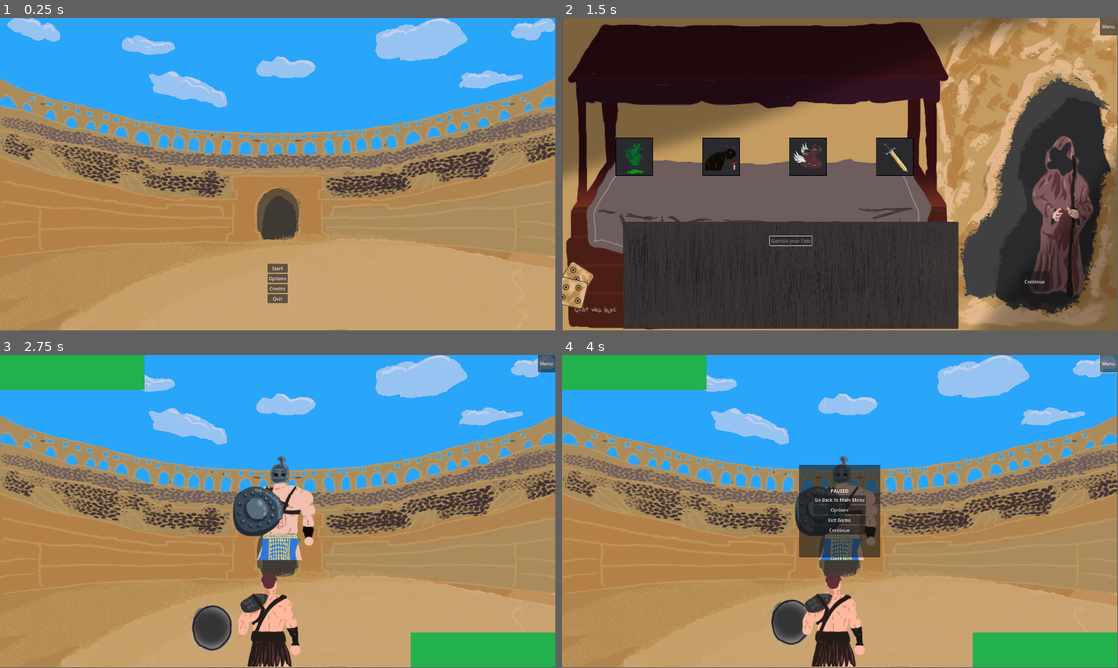
Above: before the commit, frames 1-4 (two rows, left to right).
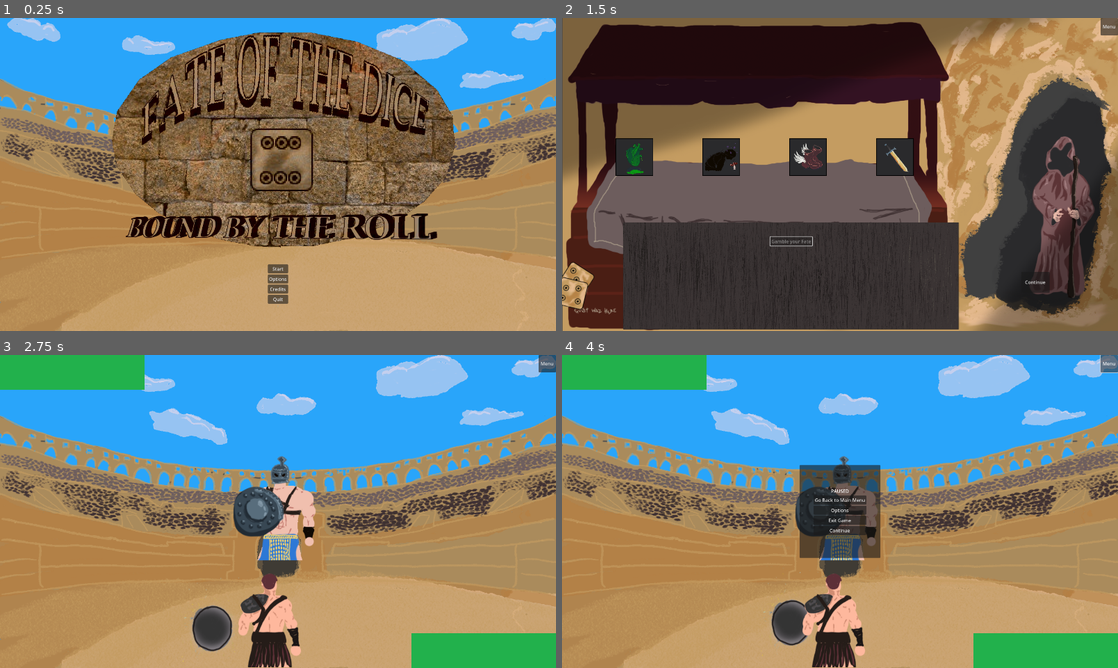
Above: after the commit, the same moments.

Repository: sentientfish/brackygamejam20251
Game: Godot game, scene res://ui/main_menu.tscn
Two runs of this game, one before a commit and one after it. Both use one fixed random seed, a clock stepped at 60 frames per second and the inputs below. Sound files missing from this copy of the repository are replaced by a short silence.
Inputs (mouse positions are in pixels of both pictures, inside the frame that each line leads up to):
- Up to frame 1 (0.25 s): no input
- Up to frame 2 (1.5 s): click "Start" at 0.5 s; click "Gamble your Fate" at 1.25 s
- Up to frame 3 (2.75 s): click "Continue" at 2 s
- Up to frame 4 (4 s): tap Enter at 2.75 s; move the mouse to (962, 495) at 2.77 s; hold D (move_right) 2.78-3.5 s; hold J (block) 2.78-3.5 s; click "Menu" at 3.5 s
In our replay, the window is 799x449 before the commit and 800x450 after it. These sizes can differ from the game's own. Grey fills any space a smaller window leaves; there, only what the larger window draws over its background counts as a difference.

The runs differ from the first frame. In frame 1, 34% of the frame differs, in the area x 0-100%, y 0-100%; in frame 2, 3.0%; in frame 3, 4.6%; in frame 4, 4.4%.

Commit message:
Update build

Diff:
--- /dev/null
+++ b/build/index.manifest.json
@@ -0,0 +1 @@
+{"background_color":"#000000","display":"standalone","icons":[{"sizes":"144x144","src":"index.144x144.png","type":"image/png"},{"sizes":"180x180","src":"index.180x180.png","type":"image/png"},{"sizes":"512x512","src":"index.512x512.png","type":"image/png"}],"name":"Fate of the Dice","orientation":"any","start_url":"./index.html"}
--- a/project.godot
+++ b/project.godot
@@ -10,10 +10,11 @@
 
 [application]
 
-config/name="BrackeysGameJam2025"
+config/name="Fate of the Dice"
 run/main_scene="res://ui/main_menu.tscn"
 config/features=PackedStringArray("4.3", "Forward Plus")
-config/icon="res://icon.svg"
+boot_splash/image="res://FateOfTheDiceLogo.png"
+config/icon="res://FateOfTheDiceLogo.png"
 
 [autoload]
 
@@ -24,6 +25,11 @@
 
 window/size/viewport_width=1920
 window/size/viewport_height=1080
+window/stretch/mode="viewport"
+
+[editor]
+
+movie_writer/movie_file="//wsl.localhost/Ubuntu-20.04/home/abe/Code/brackygamejam20251/trailer/fate_of_the_dice.avi"
 
 [input]
 
@@ -57,3 +63,8 @@
 "events": [Object(InputEventKey,"resource_local_to_scene":false,"resource_name":"","device":0,"window_id":0,"alt_presse …(189 unchanged characters)…
 ]
 }
+
+[rendering]
+
+textures/vram_compression/import_s3tc_bptc=true
+textures/vram_compression/import_etc2_astc=true
--- a/scenes/vendor_minigame.tscn
+++ b/scenes/vendor_minigame.tscn
@@ -15,6 +15,7 @@
 expand_mode = 1
 
 [node name="Panel" type="Panel" parent="VendorMinigameTexture"]
+layout_mode = 0
 offset_right = 1160.0
 offset_bottom = 370.0
 mouse_filter = 2
--- a/scripts/enemy.gd
+++ b/scripts/enemy.gd
@@ -45,7 +45,7 @@
 
 func run_away() -> void:
 	# Player died
-	if (not Globals.Player):
+	if (not is_instance_valid(Globals.Player)):
 		pass
 
 	var enemy_x := position.x
--- a/scripts/globals.gd
+++ b/scripts/globals.gd
@@ -10,7 +10,7 @@
 var Player: Player = null
 var Enemy: Enemy = null
 
-var Victories := 4
+var Victories := 0
 
 var PlayerStatusEffects := []
 var EnemyStatusEffects := []
--- a/scripts/vendor_items/big_bad_shield.gd
+++ b/scripts/vendor_items/big_bad_shield.gd
@@ -4,8 +4,7 @@
 	character.block_all = true
 
 func _init():
-	var image = Image.load_from_file("res://assets/sprites/vendor_items/BigBadShield.png")
-	var texture = ImageTexture.create_from_image(image)
+	var texture = load("res://assets/sprites/vendor_items/BigBadShield.png")
 
 	icon = texture
 	max_stacks = 1
--- a/scripts/vendor_items/electric_shield.gd
+++ b/scripts/vendor_items/electric_shield.gd
@@ -5,8 +5,7 @@
 		character.block_damage += 50
 
 func _init():
-	var image = Image.load_from_file("res://assets/sprites/vendor_items/ElectricShield.png")
-	var texture = ImageTexture.create_from_image(image)
+	var texture = load("res://assets/sprites/vendor_items/ElectricShield.png")
 
 	icon = texture
 	max_stacks = 3
--- a/scripts/vendor_items/excalibur.gd
+++ b/scripts/vendor_items/excalibur.gd
@@ -4,8 +4,7 @@
 	character.current_attack += 300
 
 func _init():
-	var image = Image.load_from_file("res://assets/sprites/vendor_items/Excalibur.png")
-	var texture = ImageTexture.create_from_image(image)
+	var texture = load("res://assets/sprites/vendor_items/Excalibur.png")
 
 	icon = texture
 	max_stacks = 1
--- a/scripts/vendor_items/food_poisoning.gd
+++ b/scripts/vendor_items/food_poisoning.gd
@@ -27,8 +27,7 @@
 	combat_finished = true
 
 func _init():
-	var image = Image.load_from_file("res://assets/sprites/vendor_items/FoodPoisoning.png")
-	var texture = ImageTexture.create_from_image(image)
+	var texture = load("res://assets/sprites/vendor_items/FoodPoisoning.png")
 
 	icon = texture
 	max_stacks = 3
--- a/scripts/vendor_items/herculean_strength.gd
+++ b/scripts/vendor_items/herculean_strength.gd
@@ -5,8 +5,7 @@
 		character.current_attack += 50
 
 func _init():
-	var image = Image.load_from_file("res://assets/sprites/vendor_items/HerculeanStrength.png")
-	var texture = ImageTexture.create_from_image(image)
+	var texture = load("res://assets/sprites/vendor_items/HerculeanStrength.png")
 
 	icon = texture
 	max_stacks = 3
--- a/scripts/vendor_items/quickfeet.gd
+++ b/scripts/vendor_items/quickfeet.gd
@@ -5,8 +5,7 @@
 		character.current_speed += 100
 
 func _init():
-	var image = Image.load_from_file("res://assets/sprites/vendor_items/Quickfeet.png")
-	var texture = ImageTexture.create_from_image(image)
+	var texture = load("res://assets/sprites/vendor_items/Quickfeet.png")
 
 	icon = texture
 	max_stacks = 3
--- a/scripts/vendor_items/shoulder_parrot.gd
+++ b/scripts/vendor_items/shoulder_parrot.gd
@@ -4,8 +4,7 @@
 	character.parrot_obtained = true
 
 func _init():
-	var image = Image.load_from_file("res://assets/sprites/vendor_items/ShoulderParrot.png")
-	var texture = ImageTexture.create_from_image(image)
+	var texture = load("res://assets/sprites/vendor_items/ShoulderParrot.png")
 
 	icon = texture
 	max_stacks = 1
--- a/scripts/vendor_items/trolls_heart.gd
+++ b/scripts/vendor_items/trolls_heart.gd
@@ -5,8 +5,7 @@
 		character.current_health += 100
 
 func _init():
-	var image = Image.load_from_file("res://assets/sprites/vendor_items/TrollsHeart.png")
-	var texture = ImageTexture.create_from_image(image)
+	var texture = load("res://assets/sprites/vendor_items/TrollsHeart.png")
 
 	icon = texture
 	max_stacks = 3
--- a/scripts/vendor_minigame.gd
+++ b/scripts/vendor_minigame.gd
@@ -44,8 +44,7 @@
 	var dice_face: Enums.DiceFace = Enums.DiceFace.values()[dice_roll]
 	var dice_face_png = _dice_enum_map[dice_face]
 
-	var image = Image.load_from_file(dice_face_png)
-	var texture = ImageTexture.create_from_image(image)
+	var texture = load(dice_face_png)
 
 	dice.texture = texture
 	dice.set_meta("value", (dice_roll + 1))
--- a/ui/main_menu.tscn
+++ b/ui/main_menu.tscn
@@ -1,7 +1,8 @@
-[gd_scene load_steps=6 format=3 uid="uid://c5tj8j7skx4vg"]
+[gd_scene load_steps=7 format=3 uid="uid://c5tj8j7skx4vg"]
 
 [ext_resource type="Script" path="res://scripts/main_menu.gd" id="1_rvbci"]
-[ext_resource type="Texture2D" uid="uid://mtowhknhcget" path="res://assets/Arena.png" id="2_i7qrl"]
+[ext_resource type="Texture2D" uid="uid://mtowhknhcget" path="res://assets/arena.png" id="2_i7qrl"]
+[ext_resource type="Texture2D" uid="uid://c8munp4ct32vn" path="res://FateOfTheDiceLogo.png" id="3_fl3dc"]
 [ext_resource type="AudioStream" uid="uid://b4w8233icrskw" path="res://assets/sounds/Nothing_Can_Go_Wrong.wav" id="3_tw5a6"]
 [ext_resource type="AudioStream" uid="uid://gvleenx72hnn" path="res://assets/sounds/blipSelectV1.wav" id="4_y6xhc"]
 [ext_resource type="AudioStream" uid="uid://duff40s86phro" path="res://assets/sounds/Swordhitv2.wav" id="5_tjmvx"]
@@ -19,6 +20,14 @@
 offset_right = 1920.0
 offset_bottom = 1080.0
 texture = ExtResource("2_i7qrl")
+
+[node name="TextureRect2" type="TextureRect" parent="."]
+layout_mode = 2
+offset_left = 35.0
+offset_top = -180.0
+offset_right = 1955.0
+offset_bottom = 900.0
+texture = ExtResource("3_fl3dc")
 
 [node name="MenuContainer" type="MarginContainer" parent="."]
 process_mode = 3
Binary file added: FateOfTheDiceLogo.png
Not shown, added: FateOfTheDiceLogo.png.import
Not shown, changed: assets/arena.png.import
Not shown, added: build/index.144x144.png.import
Not shown, added: build/index.180x180.png.import
Not shown, added: build/index.512x512.png.import
Not shown, added: build/index.apple-touch-icon.png.import
Not shown, added: build/index.icon.png.import
Not shown, added: build/index.png.import
Not shown, added: export_presets.cfg
Not shown, added: build/fate_of_the_dice.zip
Not shown, added: build/index.144x144.png
(and 9 more such lines)
